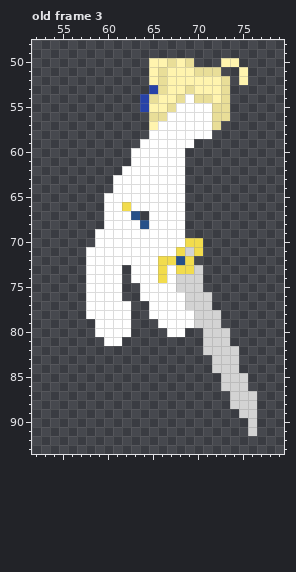
A pixel-art file gets an edit: AsepriteStuff/AttacksAndSkills/HeavyAirSlash.aseprite. Above, as it was before the edit.
128x128 pixels, 3 frames. Shown: old frame 3: x 52..79, y 48..93. The commit also changed other frames, which this record leaves out.
The result:
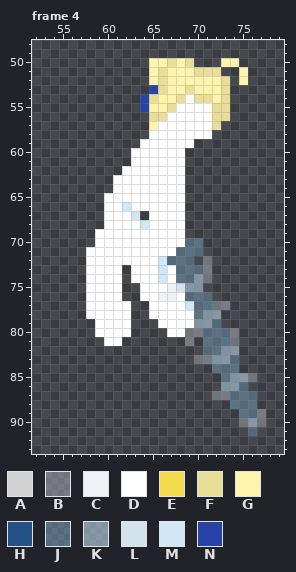
Palette (. is transparent): A #d3d3d3  B #d3dbe05b  C #eff2f4  D #ffffff  E #f2dc4d  F #e9de98  G #fff4ae  H #265088  J #82bde55b  K #b3cfe296  L #d3e3ee  M #d2e7f6  N #2742a8
A new or re-ordered frame is compared with the old frame closest to it.
Change:
frames 3 -> 4
layer "Weapon" now hidden
layer "InvisAir" added
layer "Wind" added
Frame 4 is new; against old frame 3, layers "Wind", "InvisAir":
y 66: x 62 E -> M
y 67: x 63 H -> M
y 68: x 64 H -> M
y 70: x 69..70 EE -> JJ
y 71: x 68..70 EAE -> JJJ
y 72: x 66..69 EEHE -> MJJJ; x 71 . -> B
y 73: x 66 E -> M; x 68..71 EEA. -> JJJB
y 74: x 66 E -> M; x 68..71 AAA. -> JJKB
y 75: x 67..70 DAAA -> CLKK
y 76: x 66..67 DD -> CC; x 69..71 AAA -> JJJ
y 77: x 69..73 AAA.. -> MJJBB
y 78: x 70..72 AAA -> JKK
y 79: x 70..72 AAA -> KKJ
y 80: x 69..74 ..AAA. -> BBJJJB
y 81: x 69 . -> B; x 71..74 AAA. -> JJJB
y 82: x 71..74 AAAA -> JJKK
y 83: x 70..74 ..AAA -> BBKKJ
y 84: x 72..74 AAA -> JJJ
y 85: x 73..76 AAA. -> JKKB
y 86: x 73..75 AAA -> KKJ
y 87: x 72..76 ..AAA -> BBJJJ
y 88: x 74..76 AAA -> JJJ
y 89: x 75..77 AA. -> JJB
y 90: x 75..77 .A. -> BKB
y 91: x 76 A -> J
Pixel boxes of the changes (left, top, right, bottom) in both pictures:
changed: (122, 202, 266, 436)
